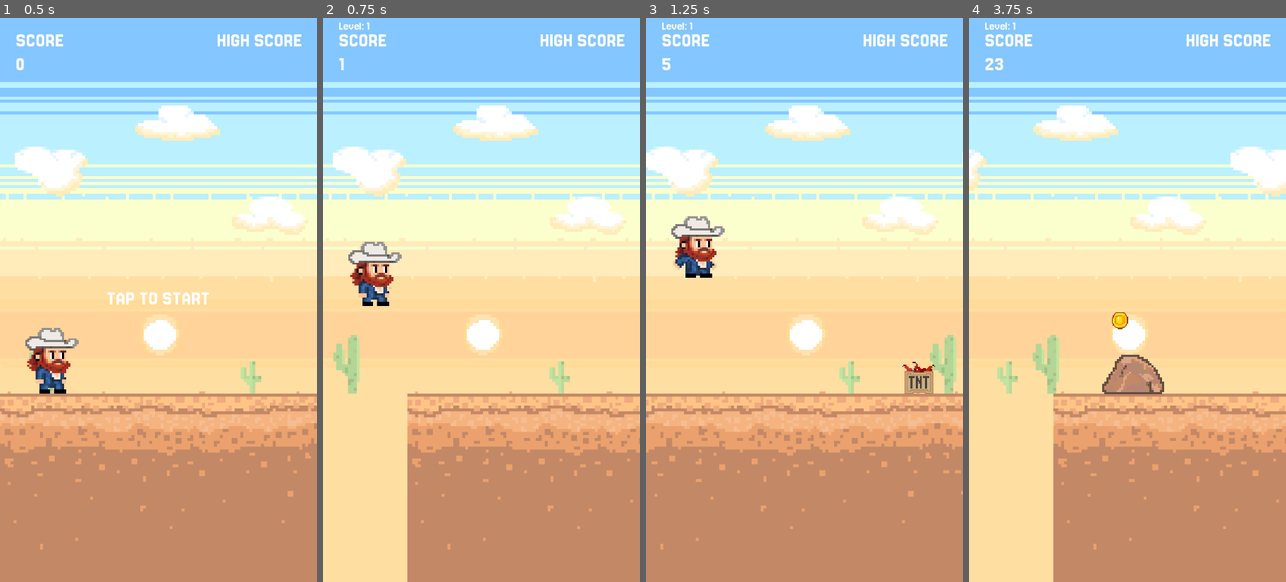
Above: before the commit, frames 1-4 (left to right).
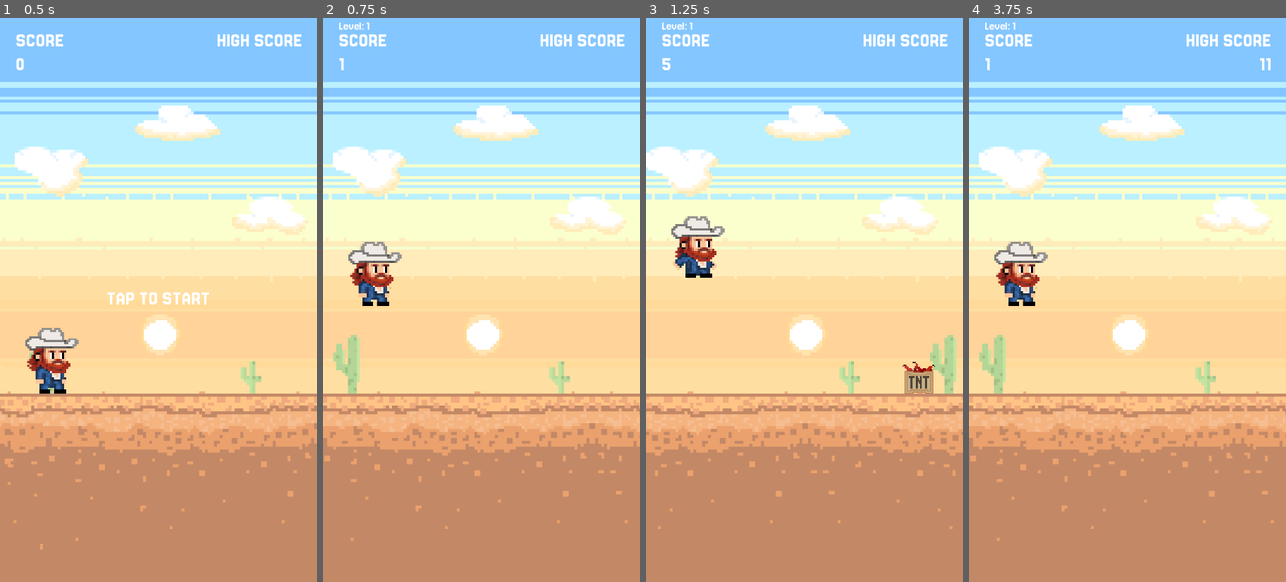
Above: after the commit, the same moments.

Repository: rgomezp/cowboy-game
Game: Godot game, scene res://scenes/main.tscn
The game is run twice, just before and just after one commit, with the same random seed, the same clock (stepped at 60 frames per second) and the same inputs.
Inputs (mouse positions are in pixels of both pictures, inside the frame that each line leads up to):
- Up to frame 1 (0.5 s): no input
- Up to frame 2 (0.75 s): tap Enter (ui_accept) at 0.5 s; move the mouse to (551, 271) at 0.52 s; click (551, 271) at 0.67 s
- Up to frame 3 (1.25 s): tap Enter (ui_accept) at 0.77 s
- Up to frame 4 (3.75 s): drag from (1064, 328) to (1019, 254) at 1.27 s; move the mouse to (1159, 175) at 2.02 s; hold Down (ui_down) 2.03-2.75 s; click (1127, 300) at 2.75 s, where only the run after the commit has a clickable "RESTART"; tap Enter (ui_accept) at 3.5 s; drag from (1111, 412) to (969, 333) at 3.52 s

Frame 1 is identical in both runs. In frame 2, 12% of the frame differs, in the area x 0-100%, y 66-100%; in frame 3, 3.8%; in frame 4, 21%, in the area x 0-100%, y 7-100%.

Commit message:
Implements infinite scrolling ground effect
Implements a continuous ground effect by using two ground bodies that swap positions as the camera moves. This creates the illusion of an infinitely scrolling ground. It also updates game initialization logic to accommodate the two ground bodies.

Diff:
--- a/scenes/ground.tscn
+++ b/scenes/ground.tscn
@@ -2,16 +2,29 @@
 
 [ext_resource type="Texture2D" uid="uid://bamyrdqraj77v" path="res://assets/img/background/solid.png" id="1_pybca"]
 
-[sub_resource type="RectangleShape2D" id="RectangleShape2D_pybca"]
+[sub_resource type="RectangleShape2D" id="RectangleShape2D_ground"]
 size = Vector2(2164, 640)
 
-[node name="Ground" type="StaticBody2D"]
+[node name="Ground" type="Node2D"]
 
-[node name="Sprite2D" type="Sprite2D" parent="."]
+[node name="Ground1" type="StaticBody2D" parent="."]
+
+[node name="Sprite2D" type="Sprite2D" parent="Ground1"]
 texture = ExtResource("1_pybca")
 centered = false
 offset = Vector2(0, 1271)
 
-[node name="CollisionShape2D" type="CollisionShape2D" parent="."]
+[node name="CollisionShape2D" type="CollisionShape2D" parent="Ground1"]
 position = Vector2(1082, 1600)
-shape = SubResource("RectangleShape2D_pybca")
+shape = SubResource("RectangleShape2D_ground")
+
+[node name="Ground2" type="StaticBody2D" parent="."]
+
+[node name="Sprite2D" type="Sprite2D" parent="Ground2"]
+texture = ExtResource("1_pybca")
+centered = false
+offset = Vector2(0, 1271)
+
+[node name="CollisionShape2D" type="CollisionShape2D" parent="Ground2"]
+position = Vector2(1082, 1600)
+shape = SubResource("RectangleShape2D_ground")
--- a/scenes/main.gd
+++ b/scenes/main.gd
@@ -66,6 +66,9 @@
 var screen_size : Vector2i
 var game_running : bool
 var ground_height : int
+var ground_width : int
+var ground_1 : StaticBody2D
+var ground_2 : StaticBody2D
 var distance : int = 0  # Track actual distance traveled, separate from score
 var game_over_in_progress : bool = false  # Track if game over is already triggered
 var explosion_in_progress : bool = false  # Track if TNT explosion is playing (stops movement)
@@ -89,7 +92,15 @@
 # Called when the node enters the scene tree for the first time.
 func _ready() -> void:
 	screen_size = get_window().size
-	ground_height = $Ground.get_node("Sprite2D").texture.get_height()
+
+	# Get both ground bodies (not just sprites)
+	ground_1 = $Ground.get_node("Ground1")
+	ground_2 = $Ground.get_node("Ground2")
+
+	# Get dimensions from texture
+	ground_width = ground_1.get_node("Sprite2D").texture.get_width()
+	ground_height = ground_1.get_node("Sprite2D").texture.get_height()
+
 	$GameOver.get_node("Button").pressed.connect(new_game)
 
 	# Initialize managers
@@ -130,7 +141,7 @@
 	obstacle_manager.obstacle_added.connect(_on_obstacle_added)
 
 	var obstacle_types: Array[PackedScene] = [rock_scene, agave_scene, tnt_scene]
-	var ground_sprite = $Ground.get_node("Sprite2D")
+	var ground_sprite = ground_1.get_node("Sprite2D")
 	obstacle_manager.initialize(obstacle_types, screen_size, ground_sprite)
 
 	butterfly_spawner = ButterflySpawner.new()
@@ -375,7 +386,10 @@
 	$Player.position = PLAYER_START_POS
 	$Player.velocity = Vector2i(0, 0)
 	$Camera2D.position = CAMERA_START_POS
+	# Position ground bodies (collision moves with them)
 	$Ground.position = Vector2i(0, 0)
+	ground_1.position.x = 0
+	ground_2.position.x = ground_width
 
 	# Reset HUD and game over scene
 	$Hud.get_node("StartLabel").show()
@@ -485,9 +499,16 @@
 			# Don't show delta for continuous movement score updates
 			score_manager.add_score(int(speed), false)
 
-		# Update ground position
-		if $Camera2D.position.x - $Ground.position.x > screen_size.x * 1.5:
-			$Ground.position.x += screen_size.x
+		# Update ground bodies - swap whichever one is off-screen to the front
+		var camera_left_edge = $Camera2D.position.x - float(screen_size.x) / 2.0
+
+		# If ground 1 is completely off-screen to the left, move it ahead of ground 2
+		if ground_1.position.x + ground_width < camera_left_edge:
+			ground_1.position.x = ground_2.position.x + ground_width
+
+		# If ground 2 is completely off-screen to the left, move it ahead of ground 1
+		if ground_2.position.x + ground_width < camera_left_edge:
+			ground_2.position.x = ground_1.position.x + ground_width
 
 		# Cleanup off-screen obstacles
 		obstacle_manager.cleanup_off_screen_obstacles($Camera2D.position.x)
